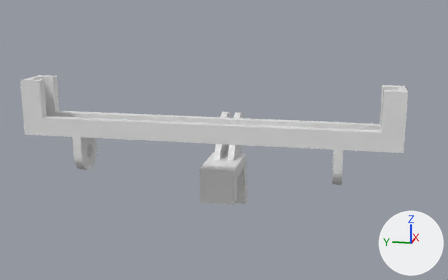
Renders of the Blender file iphone-mount.blend from each side of a commit.
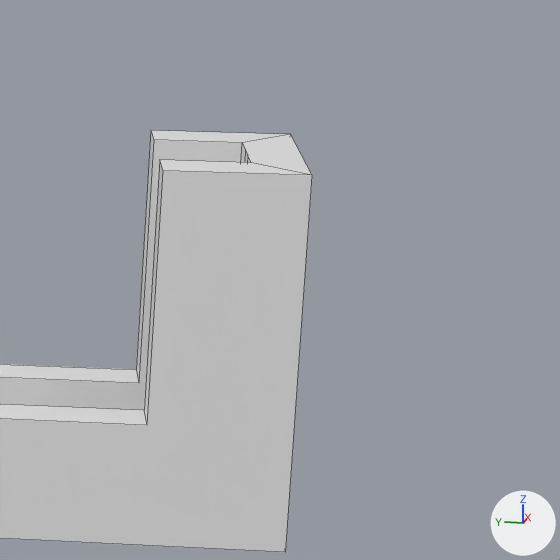
Old and new are each drawn whole from a 50 mm lens placed at (-0.2576, -0.0518, 0.0938), pointed at (-0.0046, -0.0012, 0.0306) and again close up on the part from 80% to 100% of the width and 23% to 55% of the height. Lighting does not change. The marker at lower right points along +X, +Y and +Z. The first two pictures are the older version. The close-ups show mesh edges as thin lines.

Names of what the first close-up shows: 'Iphone-base'.
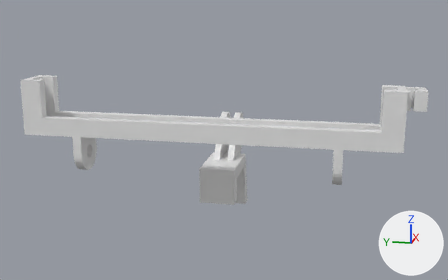
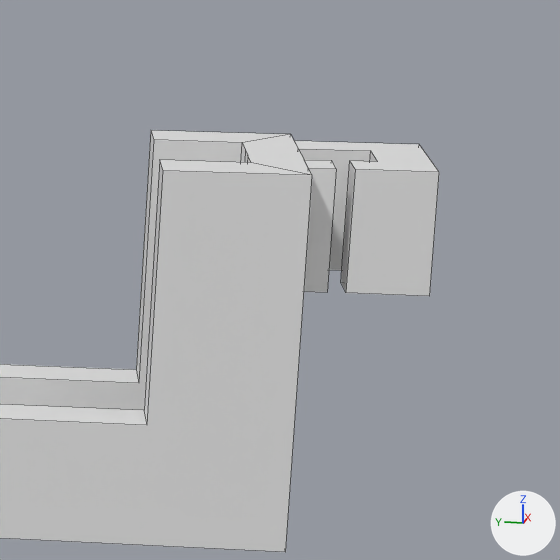
Edits to the scene script, one JSON object a line:
```json
{"op": "add", "block": "me_cube_008", "code": ["me_cube_008 = bpy.data.meshes.new('Cube.008')", "me_cube_008.from_pydata(...)  # a box spanning x -0.005..0.005, y -0.005..0.005, z -0.005..0.005"]}
{"op": "add", "block": "ob_iphone_base", "code": "_m = ob_iphone_base.modifiers.new('Boolean.009', 'BOOLEAN')"}
{"op": "add", "block": "ob_iphone_base", "code": "_m.object = ob_cube"}
{"op": "add", "block": "ob_iphone_base", "code": "_m.operation = 'UNION'"}
{"op": "add", "block": "ob_iphone_base", "code": "_m = ob_iphone_base.modifiers.new('Boolean.010', 'BOOLEAN')"}
{"op": "add", "block": "ob_iphone_base", "code": "_m.object = ob_cube_001"}
{"op": "add", "block": "ob_iphone_base", "code": "_m = ob_iphone_base.modifiers.new('Boolean.011', 'BOOLEAN')"}
{"op": "add", "block": "ob_iphone_base", "code": "_m.object = ob_cube_002"}
{"op": "add", "block": "ob_cube", "code": ["ob_cube = bpy.data.objects.new('Cube', me_cube_008)", "ob_cube.location = (-0.0313, -0.0757, 0.0555)", "ob_cube.scale = (1.0, 0.7, 0.7)", "ob_cube.hide_set(True)  # wire or fog, not drawn"]}
{"op": "add", "block": "ob_cube_001", "code": ["ob_cube_001 = bpy.data.objects.new('Cube.001', me_cube_008.copy())", "ob_cube_001.location = (-0.0313, -0.0742, 0.054)", "ob_cube_001.scale = (0.4, 0.4, 1.2)", "ob_cube_001.hide_set(True)  # wire or fog, not drawn"]}
{"op": "add", "block": "ob_cube_002", "code": ["ob_cube_002 = bpy.data.objects.new('Cube.002', me_cube_008.copy())", "ob_cube_002.location = (-0.0353, -0.0742, 0.054)", "ob_cube_002.scale = (0.6, 0.1, 1.2)", "ob_cube_002.hide_set(True)  # wire or fog, not drawn"]}
```

Changed parts and their boxes (x1, y1, x2, y2) in the close-ups (560 x 560 px):
```json
{"object": "Iphone-base", "change": "modifiers changed", "before": [0, 130, 312, 552], "after": [0, 130, 439, 552]}
```
